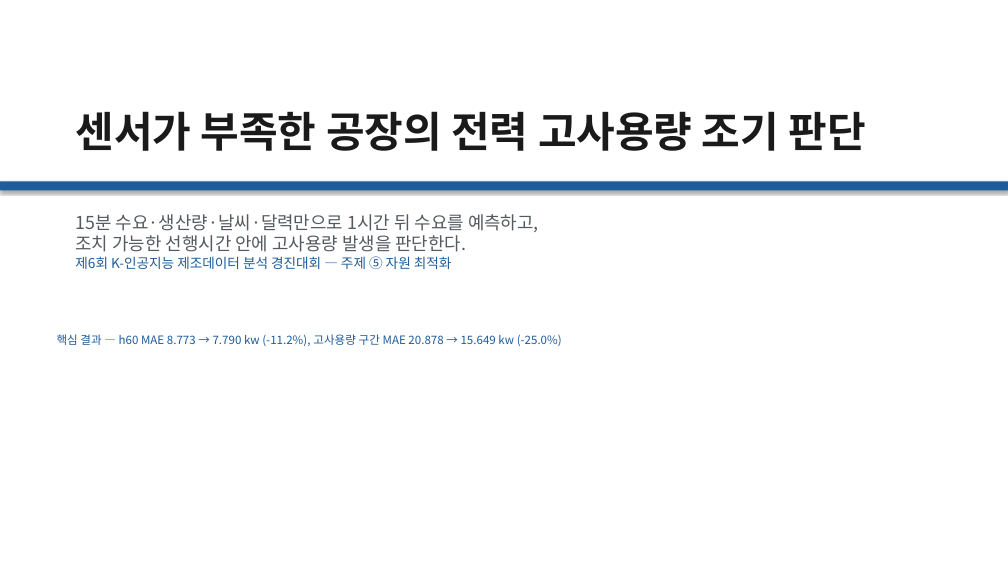
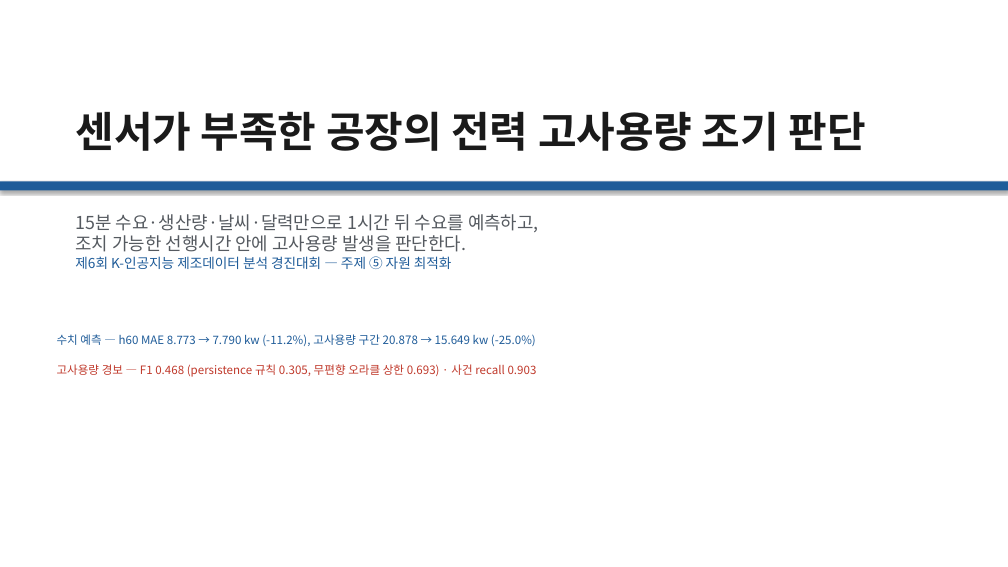
Before and after one commit to seokchu/2026_-, a slide deck: slide 1 of submission/발표자료_전력피크조기경보.pptx. Drawn at 1008x567 pixels with LibreOffice and Linux fonts; fonts in the diff are those of the drawing. Boxes give left, top, right and bottom in pixels: in the first picture for what was removed or moved away, otherwise in the second. Text is boxed around its words. In the diff, an @@ line names an element or a change of style, - is before the commit and + after.

```diff
--- a/submission/발표자료_전력피크조기경보.pptx
+++ b/submission/발표자료_전력피크조기경보.pptx
@@ text at (x1=57, y1=334, x2=536, y2=346): text changed @@
-핵심 결과 — h60 MAE 8.773 → 7.790 kw (-11.2%), 고사용량 구간 MAE 20.878 → 15.649 kw (-25.0%)
+수치 예측 — h60 MAE 8.773 → 7.790 kw (-11.2%), 고사용량 구간 20.878 → 15.649 kw (-25.0%)
@@ text added at (x1=57, y1=364, x2=537, y2=377), 11 pt, text #C0392B @@
+고사용량 경보 — F1 0.468 (persistence 규칙 0.305, 무편향 오라클 상한 0.693) · 사건 recall 0.903
```
Also in this commit, not shown: 4 slides added, 27 other files.
